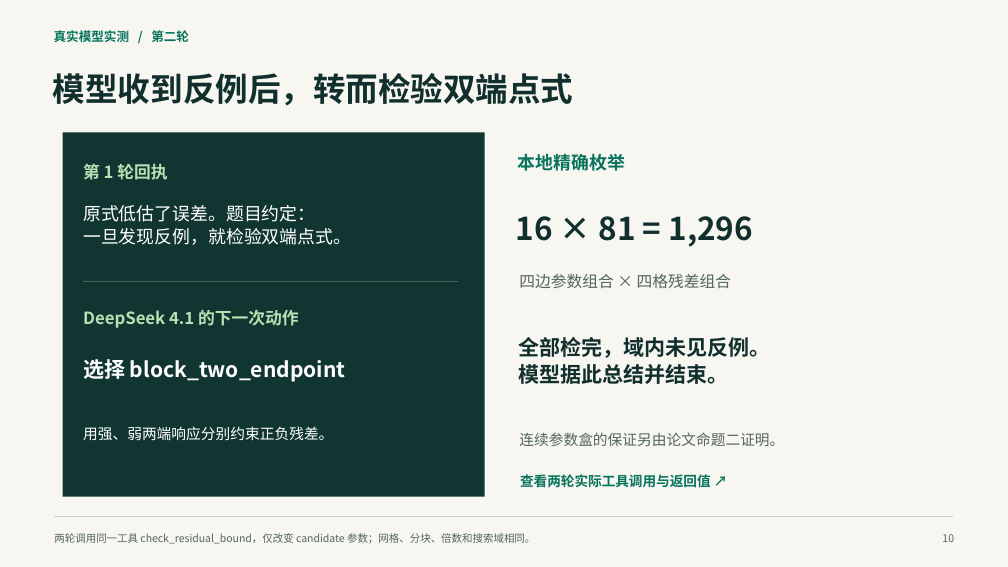
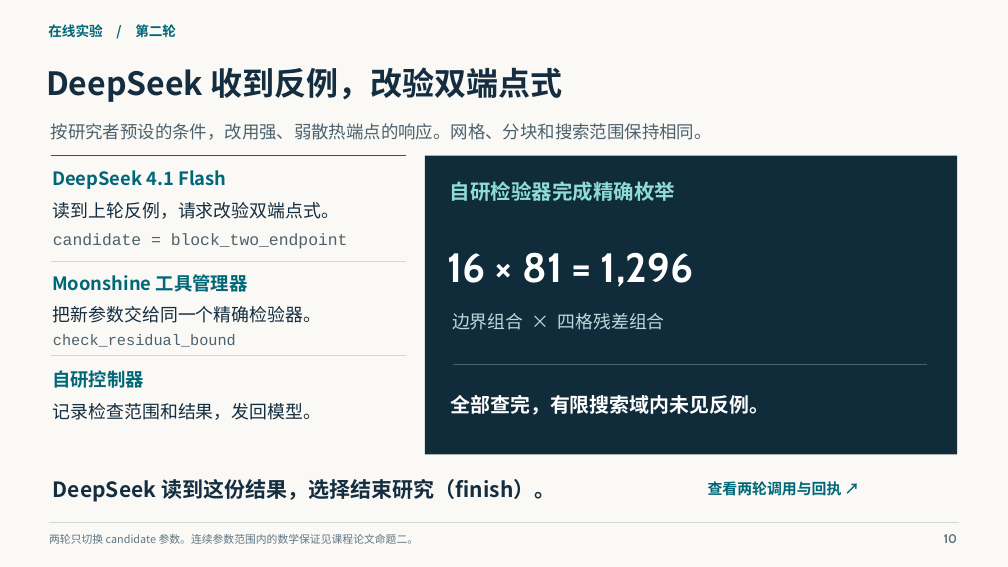
Before and after one commit to orgyuanbao/MoonshineThermalLab, a slide deck: slide 10 of MoonshineThermalLab/classroom/Moonshine热仿真课堂汇报.pptx. Drawn at 1008x567 pixels with LibreOffice and Linux fonts; fonts in the diff are those of the drawing. Boxes give left, top, right and bottom in pixels: in the first picture for what was removed or moved away, otherwise in the second. Text is boxed around its words. In the diff, an @@ line names an element or a change of style, - is before the commit and + after.

```diff
--- a/MoonshineThermalLab/classroom/Moonshine热仿真课堂汇报.pptx
+++ b/MoonshineThermalLab/classroom/Moonshine热仿真课堂汇报.pptx
@@ background #F7F6F0 to #FAF9F5 @@
@@ text at [48, 24, 176, 38]: text changed; size 12 to 13 pt; text colour #08745E to #006779 @@
-真实模型实测 / 第二轮
+在线实验 / 第二轮
@@ text at [46, 67, 562, 102]: text changed; size 31 to 30.5 pt; text colour #112F2D to #142D40 @@
-模型收到反例后，转而检验双端点式
+DeepSeek 收到反例，改验双端点式
@@ text added at [51, 123, 712, 140], 16.6 pt, text #4C626F @@
+按研究者预设的条件，改用强、弱散热端点的响应。网格、分块和搜索范围保持相同。
@@ rectangle removed at [63, 132, 485, 497] @@
@@ line added from (51, 156) to (406, 156), #006779 1.1 pt @@
@@ text at [52, 170, 226, 189]: text changed; size 16 to 17.5 pt; text colour #B8E1B3 to #006779 @@
-第 1 轮回执
+DeepSeek 4.1 Flash
@@ rectangle added at [425, 156, 957, 454], fill #102B3A @@
@@ text at [53, 202, 339, 219]: text changed; text colour #FFFFFF to #142D40 @@
-原式低估了误差。题目约定：
-一旦发现反例，就检验双端点式。
+读到上轮反例，请求改验双端点式。
@@ text at [450, 181, 676, 201]: text changed; size 17 to 19.5 pt; text colour #08745E to #8EDCD6 @@
-本地精确枚举
+自研检验器完成精确枚举
@@ text added at [53, 233, 348, 249], 15.6 pt, text #4C626F @@
+candidate = block_two_endpoint
@@ text "16 × 81 = 1,296": place and size @@
-text "16 × 81 = 1,296" at [516, 216, 754, 247]
+text "16 × 81 = 1,296" at [448, 252, 693, 287]
@@ text "16 × 81 = 1,296" at [448, 252, 693, 287]: size 30 to 39 pt, font Noto Sans CJK SC to Cabin, text colour #112F2D to #FFFFFF; line spacing 1.07 to 1.04 @@
@@ line moved from (83, 281) - (458, 281) to (51, 262) - (406, 262) @@
@@ line (51, 262) - (406, 262): stroke #46645B 0.8 pt to #CED9D8 0.7 pt @@
@@ text at [52, 274, 248, 292]: text changed; size 16 to 17.5 pt; text colour #B8E1B3 to #006779 @@
-DeepSeek 4.1 的下一次动作
+Moonshine 工具管理器
@@ text at [53, 306, 321, 323]: text changed; size 20 to 17 pt; text colour #FFFFFF to #142D40; bold off @@
-选择 block_two_endpoint
+把新参数交给同一个精确检验器。
@@ text at [452, 313, 665, 330]: text changed; size 15 to 17 pt; text colour #52675D to #BED7DB @@
-四边参数组合 × 四格残差组合
+边界组合 × 四格残差组合
@@ line added from (51, 355) to (406, 355), #CED9D8 0.7 pt @@
@@ text added at [53, 334, 236, 347], 14.5 pt, text #4C626F @@
+check_residual_bound
@@ text added at [52, 370, 144, 388], 17.5 pt, text #006779, bold @@
+自研控制器
@@ line added from (453, 364) to (927, 364), #46636E 0.8 pt @@
@@ text added at [53, 403, 321, 420], 17 pt, text #142D40 @@
+记录检查范围和结果，发回模型。
@@ text at [451, 395, 769, 415]: text changed; size 20 to 19 pt; text colour #112F2D to #FFFFFF @@
-全部检完，域内未见反例。
-模型据此总结并结束。
+全部查完，有限搜索域内未见反例。
@@ text removed at [83, 426, 333, 441] @@
-用强、弱两端响应分别约束正负残差。
@@ text removed at [519, 432, 784, 446] @@
-连续参数盒的保证另由论文命题二证明。
@@ text added at [53, 479, 556, 502], 20 pt, text #142D40, bold @@
+DeepSeek 读到这份结果，选择结束研究（finish）。
@@ text at [708, 481, 842, 496]: text changed; size 13 to 14.2 pt; text colour #08745E to #006779 @@
-查看两轮实际工具调用与返回值 ↗
+查看两轮调用与回执 ↗
@@ line moved from (54, 516) - (954, 516) to (49, 523) - (959, 523) @@
@@ line (49, 523) - (959, 523): stroke #C8D3C9 1 pt to #CED9D8 0.65 pt @@
@@ text at [49, 534, 419, 544]: text changed; size 10 to 10.3 pt; text colour #52675D to #607684 @@
-两轮调用同一工具 check_residual_bound，仅改变 candidate 参数；网格、分块、倍数和搜索域相同。
+两轮只切换 candidate 参数。连续参数范围内的数学保证见课程论文命题二。
@@ text "10" at [944, 534, 958, 543]: size 10 to 12 pt, font Noto Sans CJK SC to Cabin, text colour #52675D to #607684, bold on; line spacing 1.07 to 1.04 @@
```
Also in this commit, not shown: 17 other slides changed, 11 other files.
